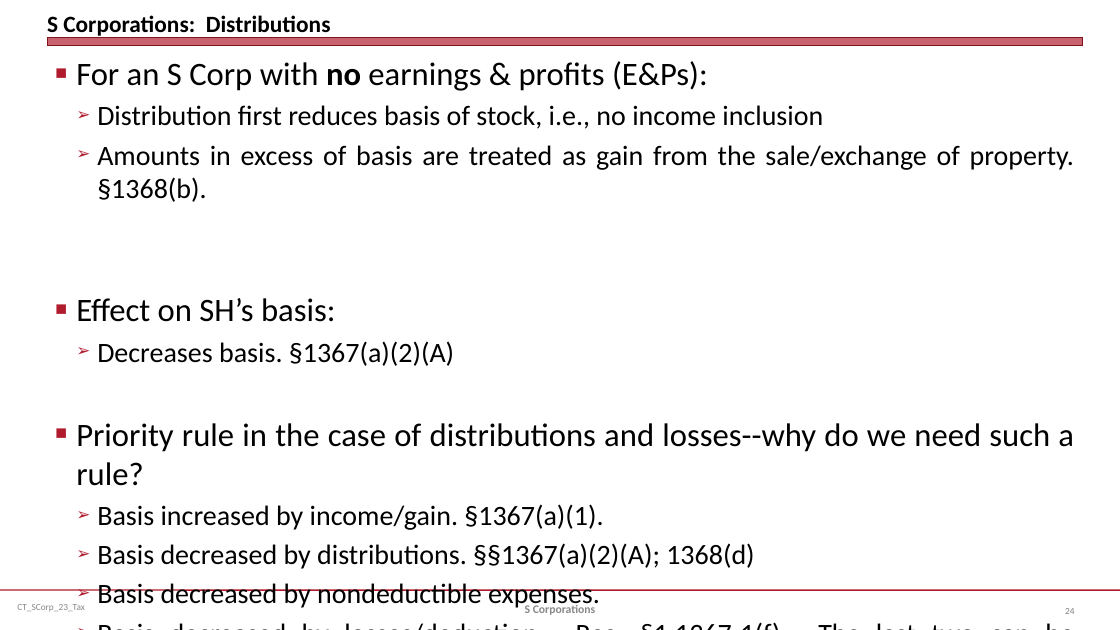
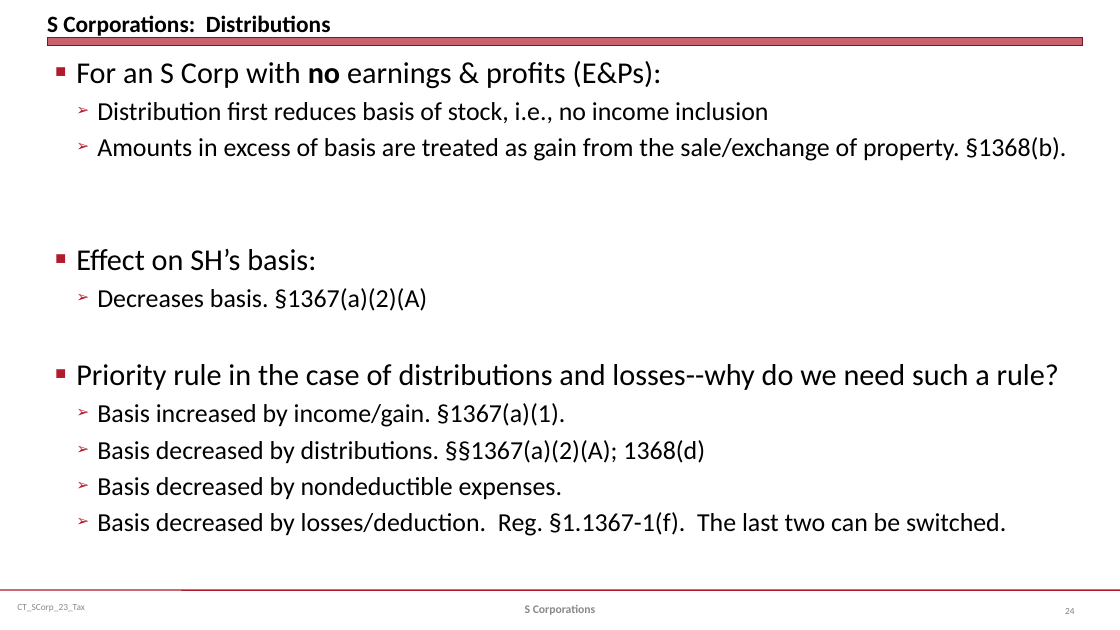
Before and after one commit to jmc877/Corporate-Tax, a slide deck: slide 24 of slides/CT_SCorp_23_Tax.pptx. Drawn at 1120x630 pixels with LibreOffice and Linux fonts; fonts in the diff are those of the drawing. Boxes give left, top, right and bottom in pixels: in the first picture for what was removed or moved away, otherwise in the second. Text is boxed around its words. In the diff, an @@ line names an element or a change of style, - is before the commit and + after.

```diff
--- a/slides/CT_SCorp_23_Tax.pptx
+++ b/slides/CT_SCorp_23_Tax.pptx
@@ text "For an S Corp with ..." at <box>76,61,1066,536</box>: size 28 to 25.9 pt in "For an S Corp with no earnings ...", "Effect on SH’s basis:", "Priority rule in the case of distributions ..."; size 24 to 22.2 pt in "Distribution first reduces basis of stock, i.e., ...", "Amounts in excess of basis are treated ...", "Decreases basis. §1367(a)(2)(A)", "Basis increased by income/gain. §1367(a)(1)." and 3 more places @@
```
